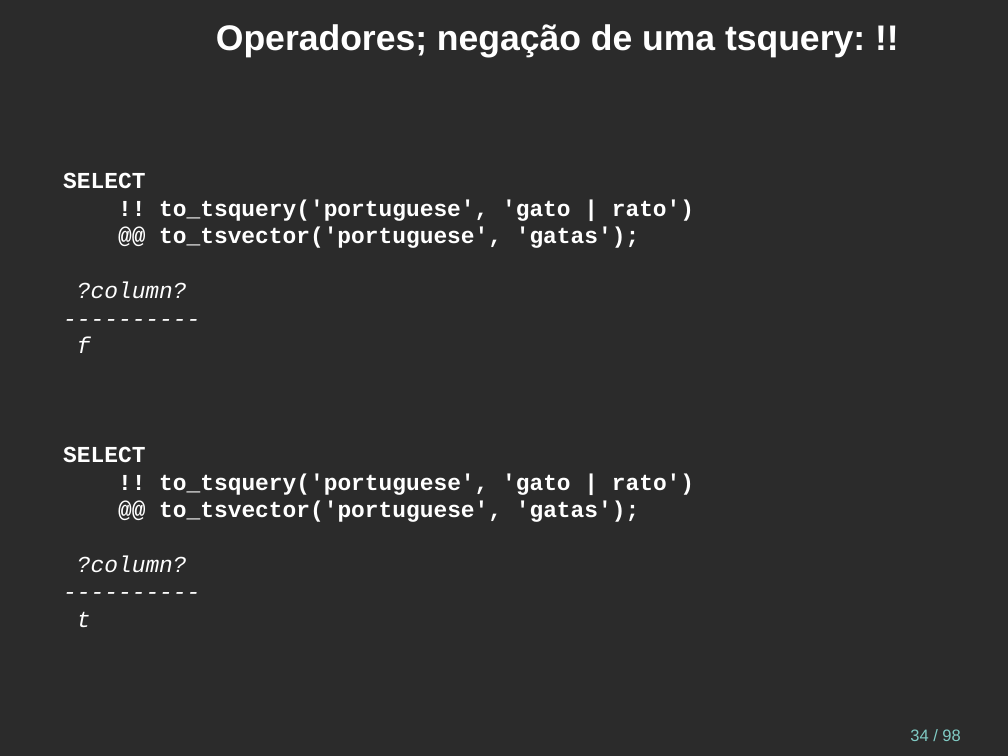
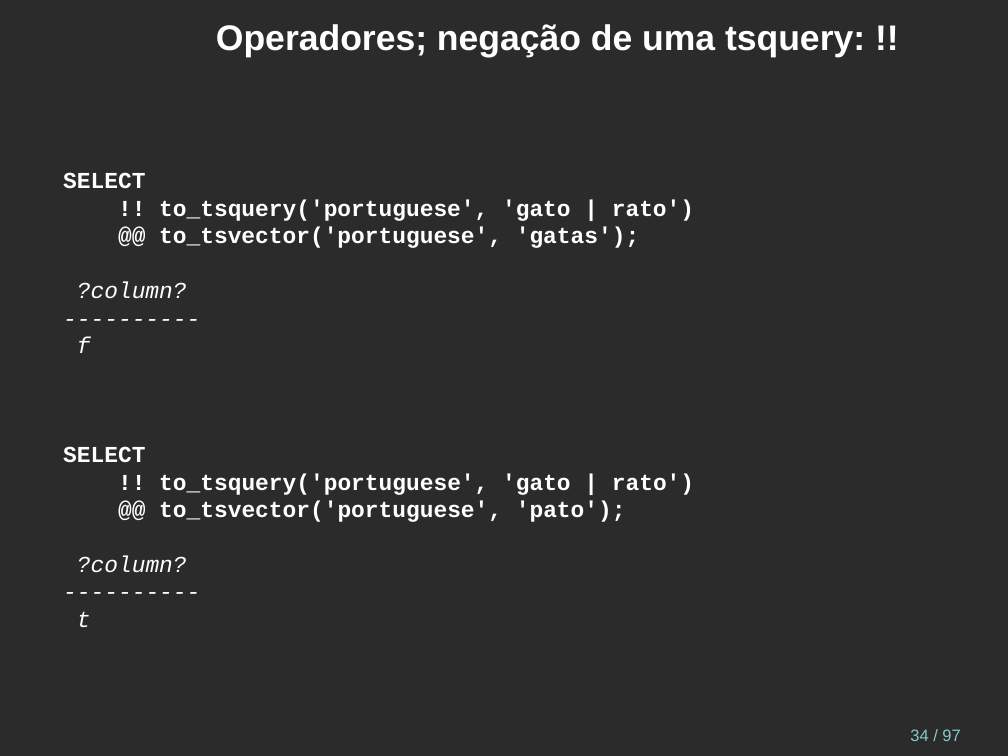
Before and after one commit to juliano777/db_fts, a slide deck: slide 34 of fts_pt-br.odp. Drawn at 1008x756 pixels with LibreOffice and Linux fonts; fonts in the diff are those of the drawing; background and template pictures are left out; a plain dark background stands for a picture behind light text. Boxes give left, top, right and bottom in pixels: in the first picture for what was removed or moved away, otherwise in the second. Text is boxed around its words. In the diff, an @@ line names an element or a change of style, - is before the commit and + after.

```diff
--- a/fts_pt-br.odp
+++ b/fts_pt-br.odp
@@ text at bbox=[159, 500, 626, 522]: text changed @@
-@@ to_tsvector('portuguese', 'gatas');
+@@ to_tsvector('portuguese', 'pato');
@@ page number at bbox=[910, 729, 960, 741]: text changed @@
-34 / 98
+34 / 97
```
Also in this commit, not shown: 3 other slides changed, 1 slide removed, 6 other files.
